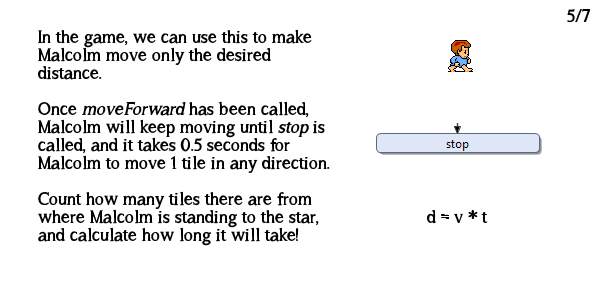
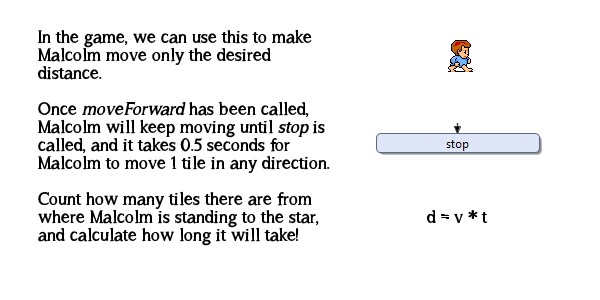
Layers edited between the first and the second 600 × 300 image:
painted on "5/7" over [567, 8, 591, 23]
